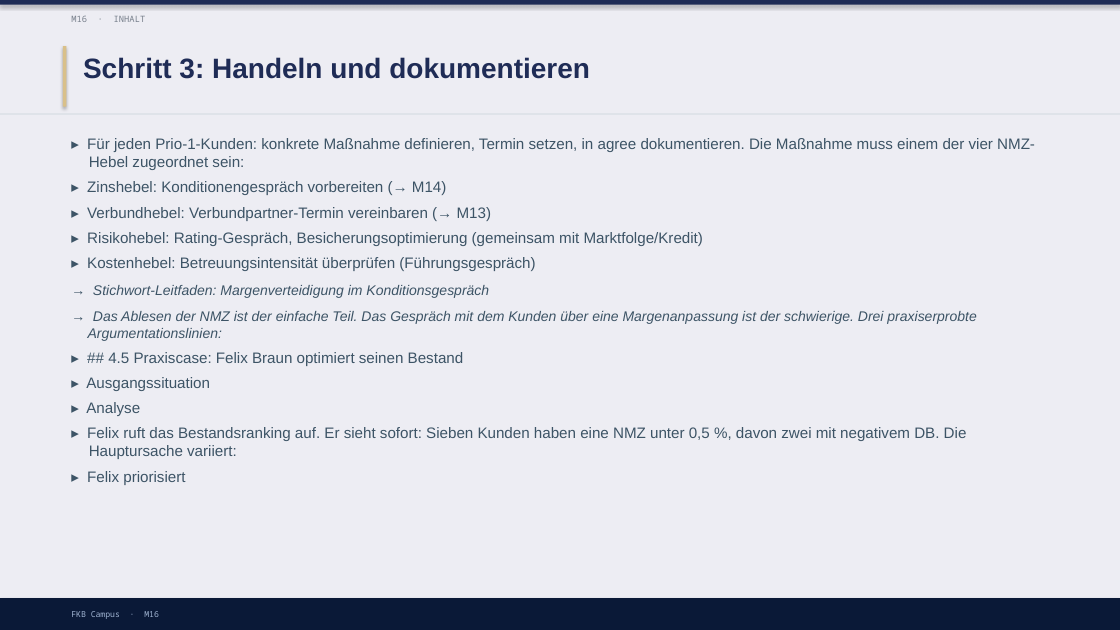
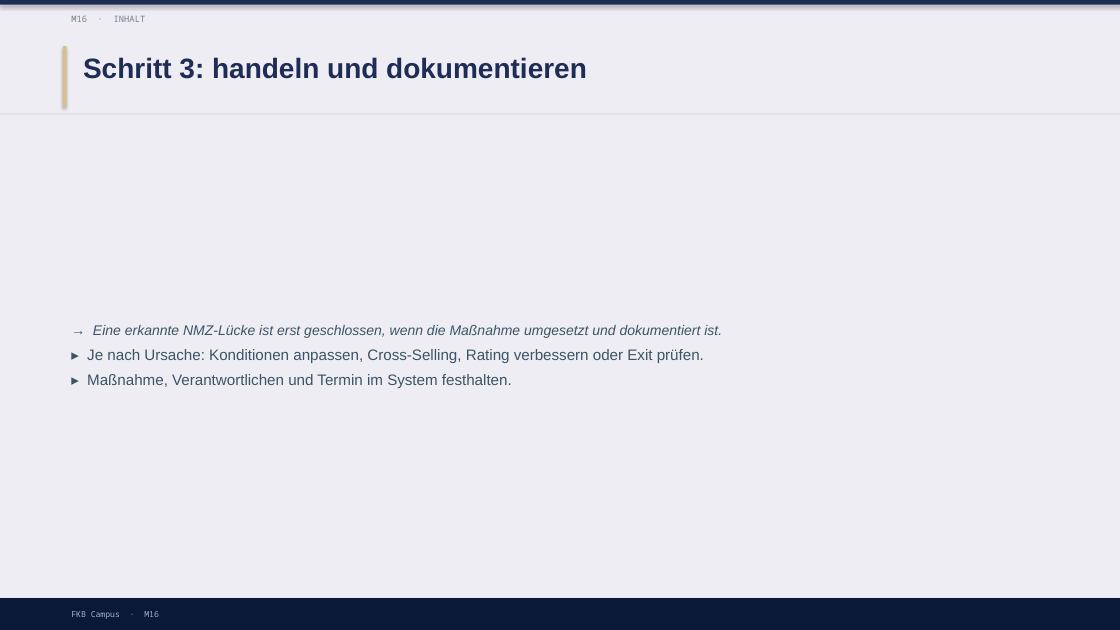
Before and after one commit to ck5rqc47pr-byte/firmenkundenakademie-online, a slide deck: slide 12 of protected-downloads/praesentation/M16.pptx (slide 13 before the commit). Drawn at 1120x630 pixels with LibreOffice and Linux fonts; fonts in the diff are those of the drawing. Boxes give left, top, right and bottom in pixels: in the first picture for what was removed or moved away, otherwise in the second. Text is boxed around its words. In the diff, an @@ line names an element or a change of style, - is before the commit and + after.

```diff
--- a/protected-downloads/praesentation/M16.pptx
+++ b/protected-downloads/praesentation/M16.pptx
@@ text at [83, 57, 587, 79]: text changed @@
-Schritt 3: Handeln und dokumentieren
+Schritt 3: handeln und dokumentieren
@@ text "→ Eine erkannte NMZ-Lücke ist ..." at [87, 325, 722, 388]: vertical alignment top to middle @@
@@ text at [87, 325, 722, 388]: text changed @@
-▸ Für jeden Prio-1-Kunden: konkrete Maßnahme definieren, Termin setzen, in agree dokumentieren. Die Maßnahme muss einem der vier NMZ-Hebel zugeordnet sein:
-▸ Zinshebel: Konditionengespräch vorbereiten (→ M14)
-▸ Verbundhebel: Verbundpartner-Termin vereinbaren (→ M13)
-▸ Risikohebel: Rating-Gespräch, Besicherungsoptimierung (gemeinsam mit Marktfolge/Kredit)
-▸ Kostenhebel: Betreuungsintensität überprüfen (Führungsgespräch)
-→ Stichwort-Leitfaden: Margenverteidigung im Konditionsgespräch
-→ Das Ablesen der NMZ ist der einfache Teil. Das Gespräch mit dem Kunden über eine Margenanpassung ist der schwierige. Drei praxiserprobte Argumentationslinien:
-▸ ## 4.5 Praxiscase: Felix Braun optimiert seinen Bestand
-▸ Ausgangssituation
-▸ Analyse
-▸ Felix ruft das Bestandsranking auf. Er sieht sofort: Sieben Kunden haben eine NMZ unter 0,5 %, davon zwei mit negativem DB. Die Hauptursache variiert:
-▸ Felix priorisiert
+→ Eine erkannte NMZ-Lücke ist erst geschlossen, wenn die Maßnahme umgesetzt und dokumentiert ist.
+▸ Je nach Ursache: Konditionen anpassen, Cross-Selling, Rating verbessern oder Exit prüfen.
+▸ Maßnahme, Verantwortlichen und Termin im System festhalten.
```
Also in this commit, not shown: 8 other slides changed, 4 slides added, 4 slides removed, 1 other file.
